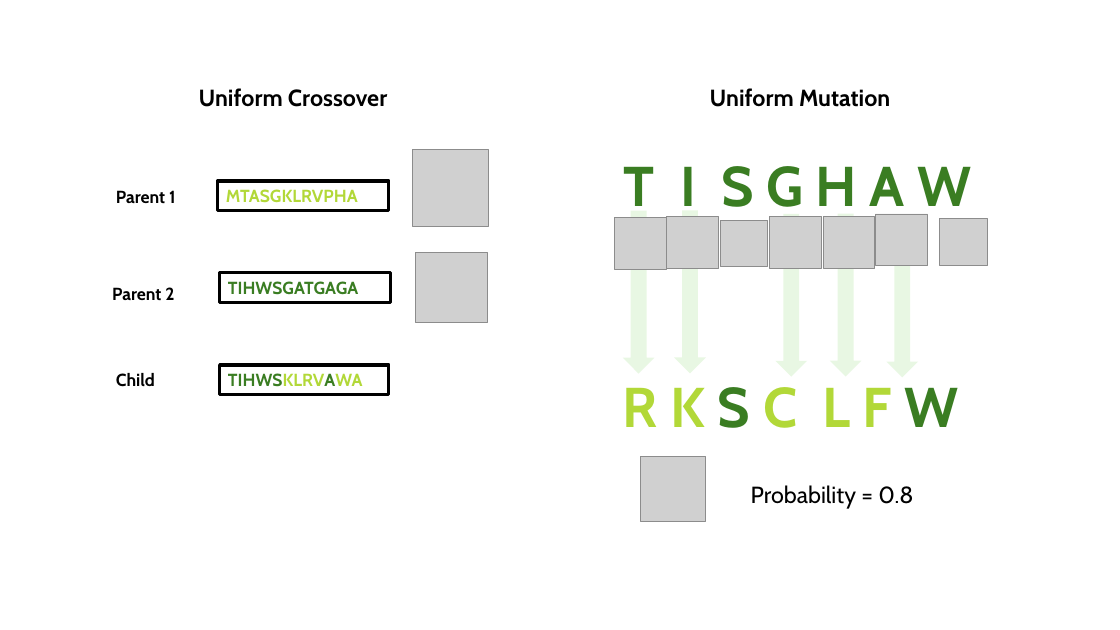
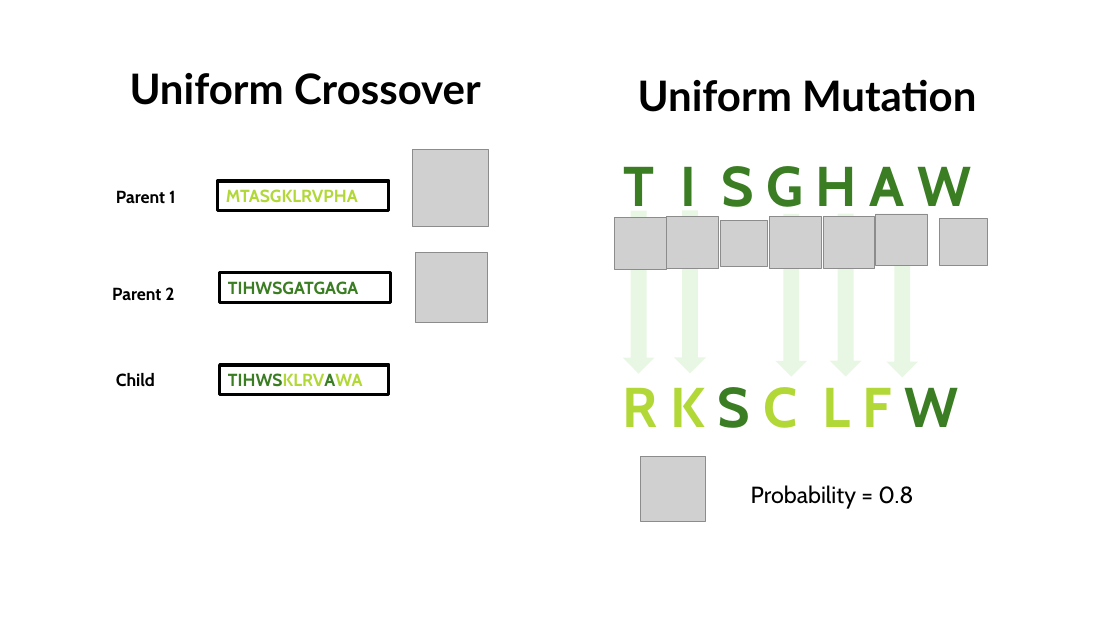
Before and after one commit to jazminamg26/DeNovoProteinDesign, a slide deck: slide 2 of genetic.pptx (slide 1 before the commit). Drawn at 1120x630 pixels with LibreOffice and Linux fonts; fonts in the diff are those of the drawing; grey boxes stand for pictures. Boxes give left, top, right and bottom in pixels: in the first picture for what was removed or moved away, otherwise in the second. Text is boxed around its words. In the diff, an @@ line names an element or a change of style, - is before the commit and + after.

```diff
--- a/genetic.pptx
+++ b/genetic.pptx
@@ text "Uniform Crossover" at [130,73,481,105]: size 20 to 36 pt, font Cabin to Lato @@
@@ text "Uniform Crossover": place and size @@
-text "Uniform Crossover" at [199,88,387,107]
+text "Uniform Crossover" at [130,73,481,105]
@@ text "Uniform Mutation": place and size @@
-text "Uniform Mutation" at [710,88,890,107]
+text "Uniform Mutation" at [638,79,976,112]
@@ text "Uniform Mutation" at [638,79,976,112]: size 20 to 36 pt, font Cabin to Lato @@
```
Also in this commit, not shown: 2 slides added, 1 other file.
